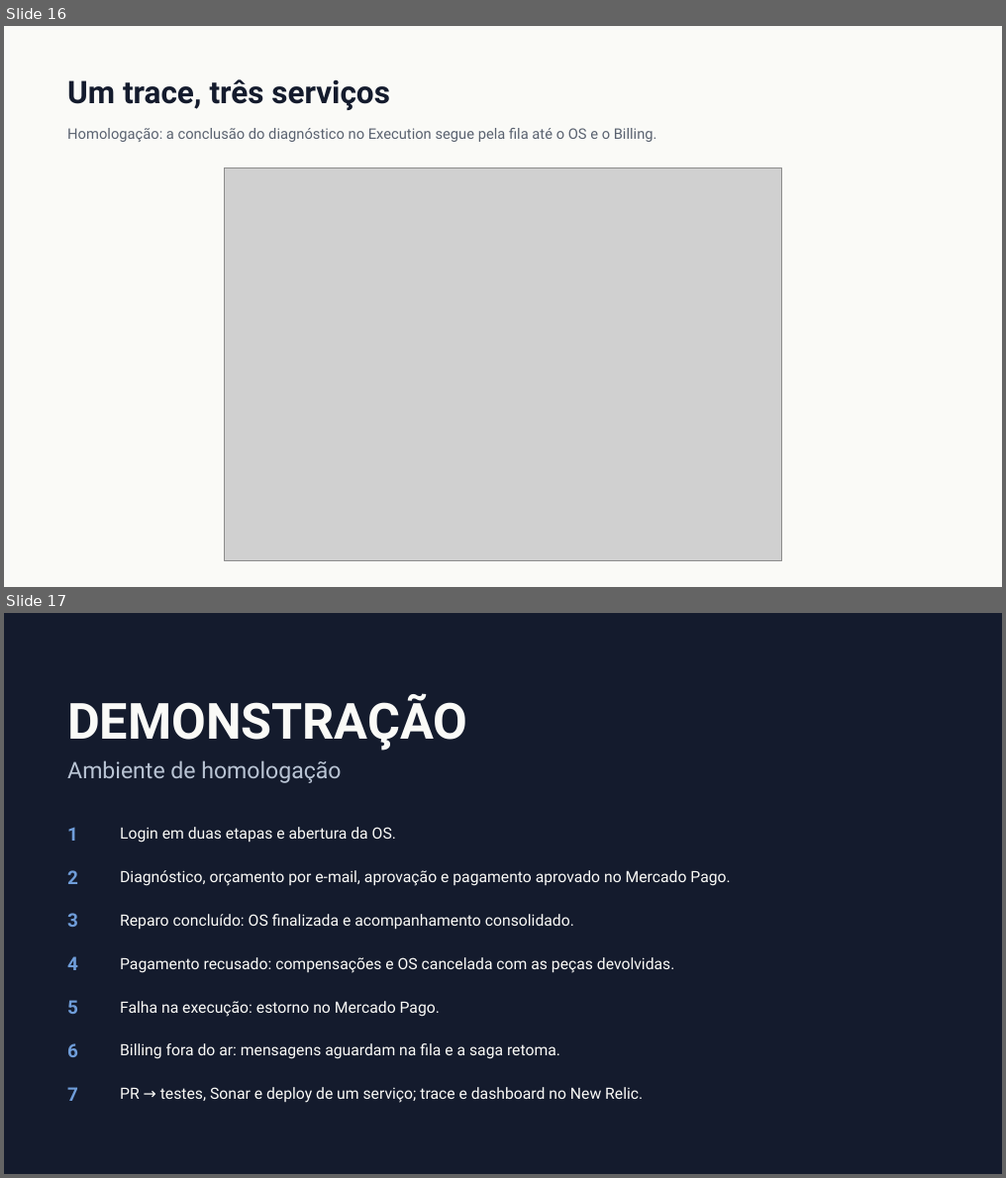
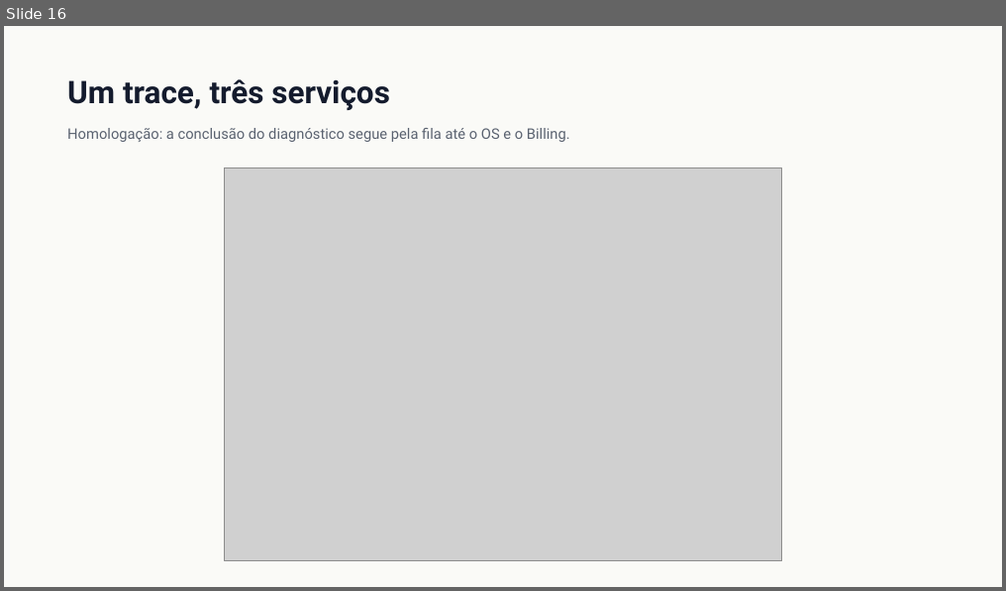
Before and after one commit to Guilherme-Fumagali/tech-challenge-1, a slide deck: docs/tech-challenge-4/apresentacao.pptx. Shown one above the other, each under a label of ours: slides 16 and 17 before the commit, slide 16 after it. The pictures are 1006x1178 and 1006x591 pixels, drawn with LibreOffice and Linux fonts; fonts in the diff are those of the drawing; grey boxes stand for pictures. Boxes give left, top, right and bottom in pixels: in the first picture for what was removed or moved away, otherwise in the second. Text is boxed around its words. In the diff, an @@ line names an element or a change of style, - is before the commit and + after.

```diff
--- a/docs/tech-challenge-4/apresentacao.pptx
+++ b/docs/tech-challenge-4/apresentacao.pptx
@@ slide 17 removed at [4, 613, 1002, 1174], background #FFFFFF @@
@@ rectangle removed at [4, 613, 1002, 1174] @@
@@ text removed at [67, 693, 467, 751] @@
-DEMONSTRAÇÃO
@@ text removed at [67, 761, 341, 783] @@
-Ambiente de homologação
@@ text removed at [67, 828, 78, 841] @@
-1
@@ text removed at [120, 827, 396, 843] @@
-Login em duas etapas e abertura da OS.
@@ text removed at [67, 870, 78, 884] @@
-2
@@ text removed at [120, 870, 730, 886] @@
-Diagnóstico, orçamento por e-mail, aprovação e pagamento aprovado no Mercado Pago.
@@ text removed at [67, 913, 78, 927] @@
-3
@@ text removed at [120, 914, 574, 930] @@
-Reparo concluído: OS finalizada e acompanhamento consolidado.
@@ text removed at [67, 957, 78, 970] @@
-4
@@ text removed at [120, 958, 675, 973] @@
-Pagamento recusado: compensações e OS cancelada com as peças devolvidas.
@@ text removed at [67, 1000, 78, 1014] @@
-5
@@ text removed at [120, 1001, 440, 1017] @@
-Falha na execução: estorno no Mercado Pago.
@@ text removed at [67, 1044, 78, 1058] @@
-6
@@ text removed at [120, 1044, 560, 1059] @@
-Billing fora do ar: mensagens aguardam na fila e a saga retoma.
@@ text removed at [67, 1087, 78, 1101] @@
-7
@@ text removed at [120, 1087, 643, 1103] @@
-PR → testes, Sonar e deploy de um serviço; trace e dashboard no New Relic.
@@ slide 16 changed as well @@
@@ text at [67, 128, 570, 142]: text changed @@
-Homologação: a conclusão do diagnóstico no Execution segue pela fila até o OS e o Billing.
+Homologação: a conclusão do diagnóstico segue pela fila até o OS e o Billing.
```
Also in this commit, not shown: 8 other slides changed, 8 slides added, 7 other slides removed, 1 other file.
